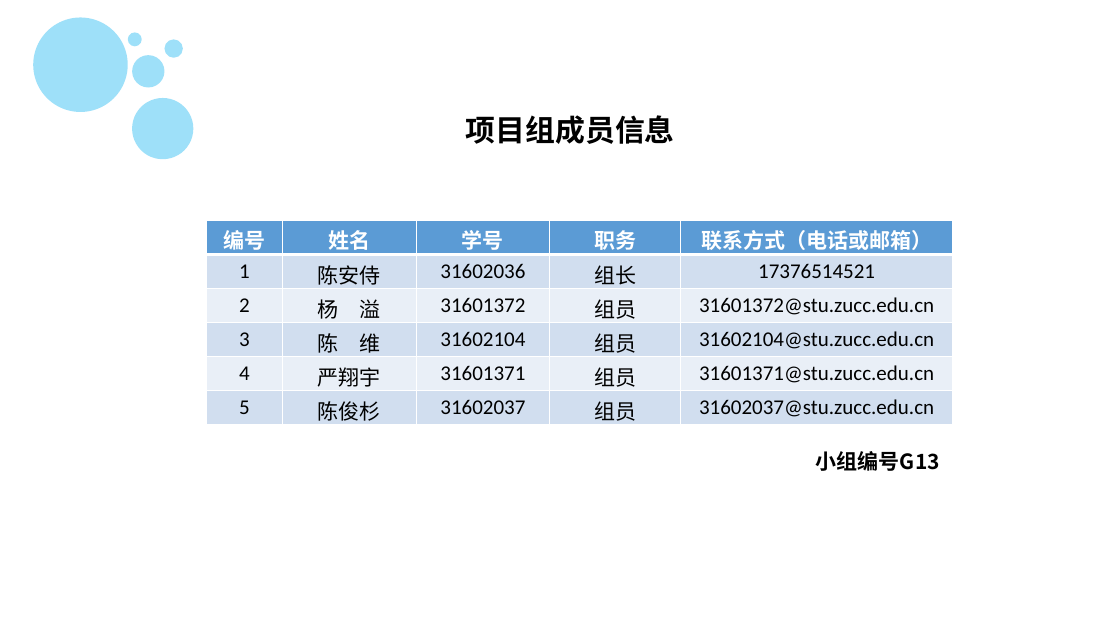
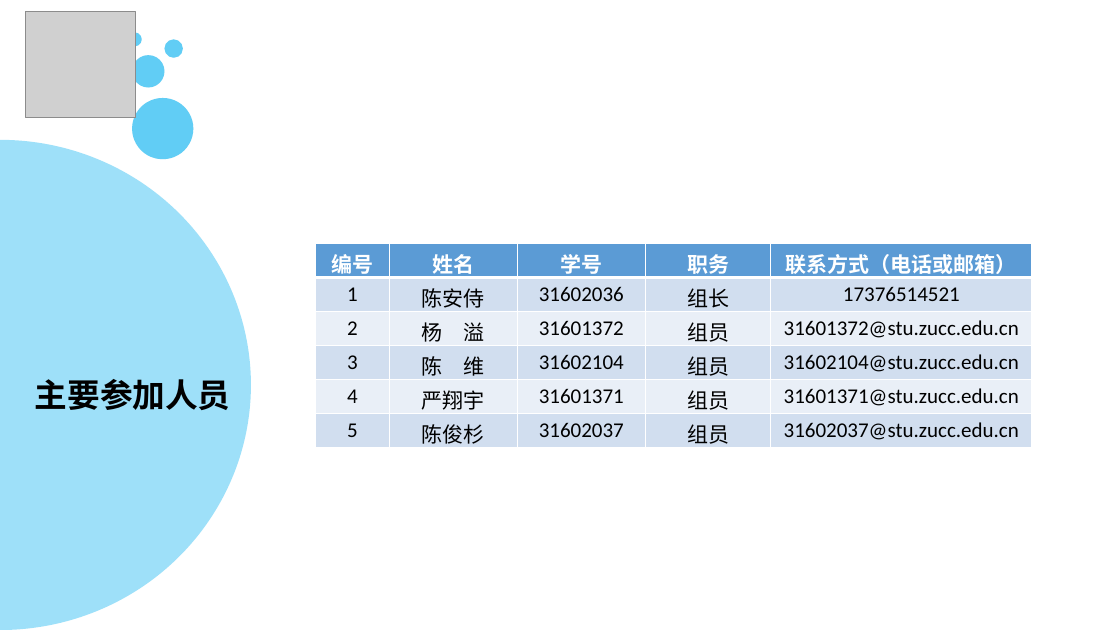
Before and after one commit to PRD2018-G13/PRD2018-G13-TeamProject, a slide deck: slide 6 of PRD2018-G13组项目/软件工程系列课程教学辅助网站/受控文档/分析设计/PRD2018-G13-项目里程碑.pptx (slide 5 before the commit). Drawn at 1120x630 pixels with LibreOffice and Linux fonts; fonts in the diff are those of the drawing; grey boxes stand for pictures; background and template pictures are left out. Boxes give left, top, right and bottom in pixels: in the first picture for what was removed or moved away, otherwise in the second. Text is boxed around its words. In the diff, an @@ line names an element or a change of style, - is before the commit and + after.

```diff
--- a/PRD2018-G13组项目/软件工程系列课程教学辅助网站/受控文档/分析设计/PRD2018-G13-项目里程碑.pptx
+++ b/PRD2018-G13组项目/软件工程系列课程教学辅助网站/受控文档/分析设计/PRD2018-G13-项目里程碑.pptx
@@ group added at (25,11,193,160): 3 ellipses, 1 picture @@
@@ ellipse: place and size @@
-ellipse at (34,18,128,112)
+ellipse at (132,55,165,88)
@@ text removed at (466,115,675,144) @@
-项目组成员信息
@@ pie slice (boxed as its full ellipse) added at (0,139,250,630), fill #00B0F0 at 38% opacity @@
@@ table: place and size @@
-table at (207,220,954,425)
+table at (316,244,1033,448)
@@ text added at (35,379,231,410), 28 pt, text #000000, bold @@
+主要参加人员
@@ text removed at (816,451,940,471) @@
-小组编号G13
```
Also in this commit, not shown: 18 other slides changed, 59 slides added, 57 slides removed.
